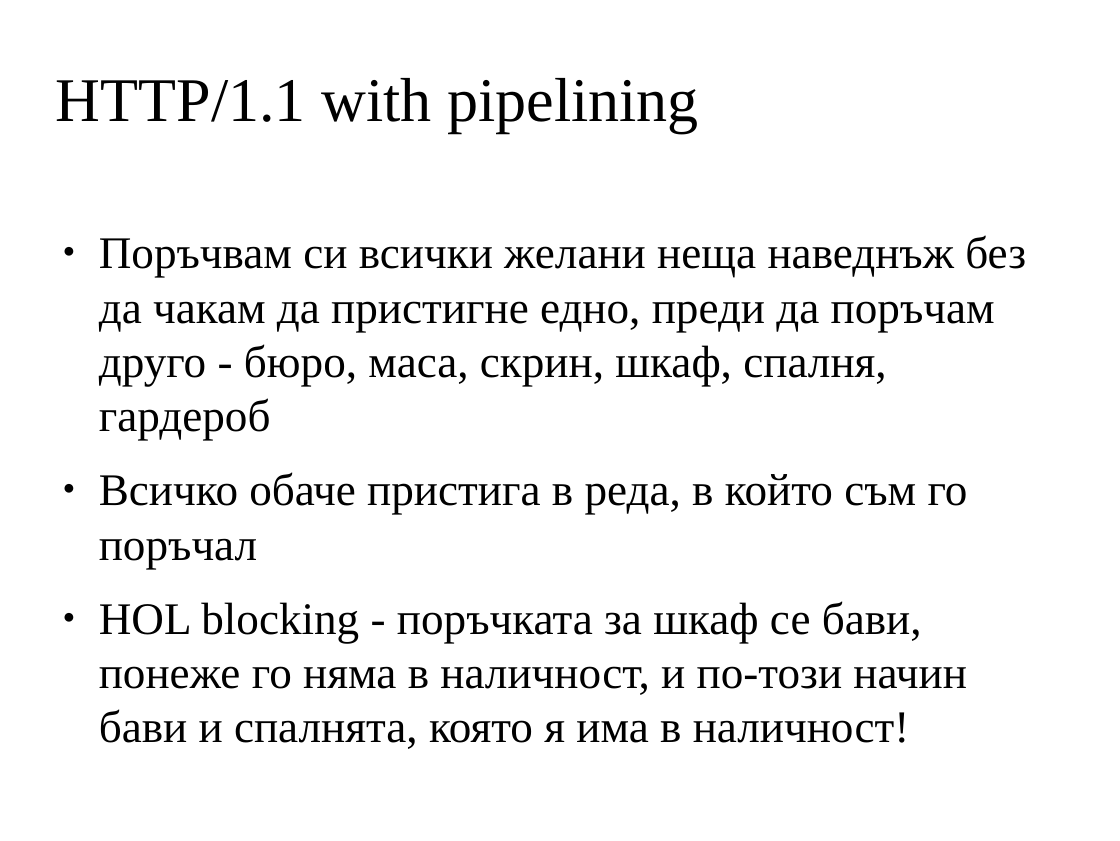
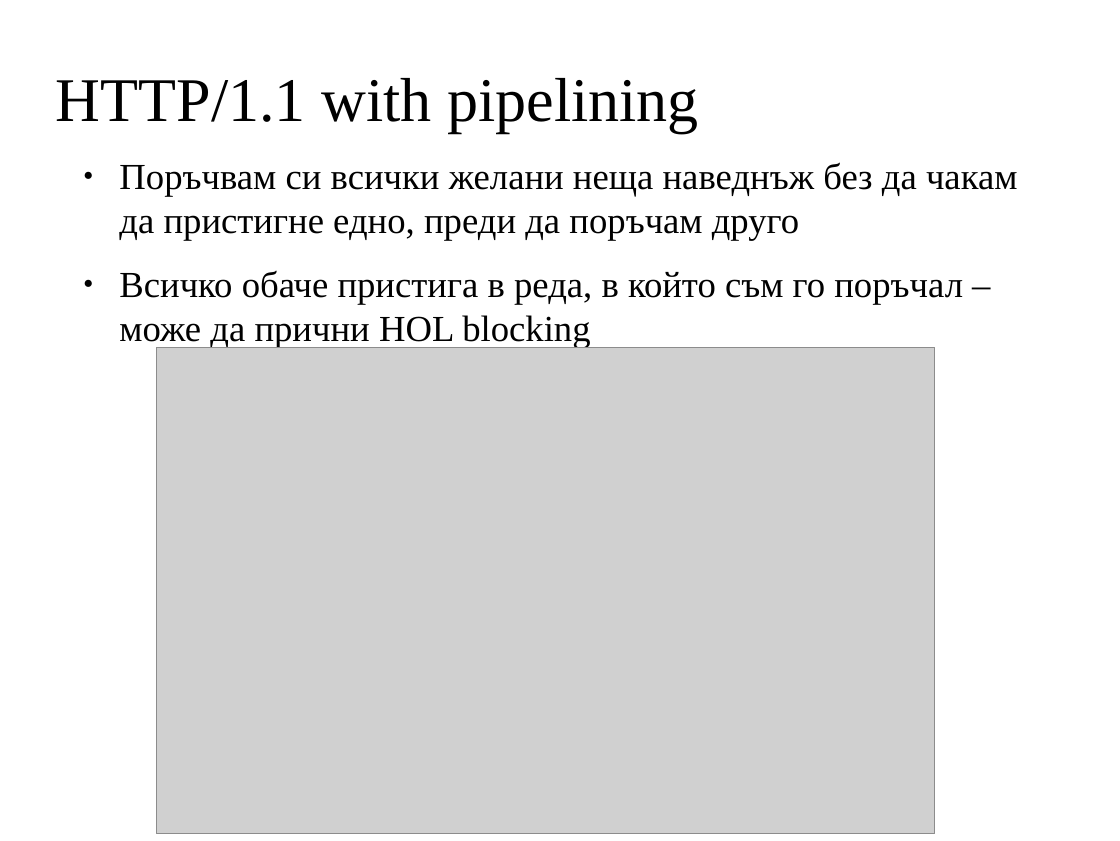
Before and after one commit to segoranov/web_technologies, a slide deck: slide 13 of http2_presentation/http2.odp (slide 17 before the commit). Drawn at 1120x841 pixels with LibreOffice and Linux fonts; fonts in the diff are those of the drawing; grey boxes stand for pictures; background and template pictures are left out. Boxes give left, top, right and bottom in pixels: in the first picture for what was removed or moved away, otherwise in the second. Text is boxed around its words. In the diff, an @@ line names an element or a change of style, - is before the commit and + after.

Commit message:
Refactor

```diff
--- a/http2_presentation/http2.odp
+++ b/http2_presentation/http2.odp
@@ text at bbox=[119, 162, 1018, 349]: text changed; size 32 to 26 pt @@
-● Поръчвам си всички желани неща наведнъж без да чакам да пристигне едно, преди да поръчам друго - бюро, маса, скрин, шкаф, спалня, гардероб
-● Всичко обаче пристига в реда, в който съм го поръчал
-● HOL blocking - поръчката за шкаф се бави, понеже го няма в наличност, и по-този начин бави и спалнята, която я има в наличност!
+● Поръчвам си всички желани неща наведнъж без да чакам да пристигне едно, преди да поръчам друго
+● Всичко обаче пристига в реда, в който съм го поръчал – може да прични HOL blocking
@@ picture added at bbox=[157, 347, 935, 833] @@
```
Also in this commit, not shown: 7 other slides changed, 1 slide removed.
